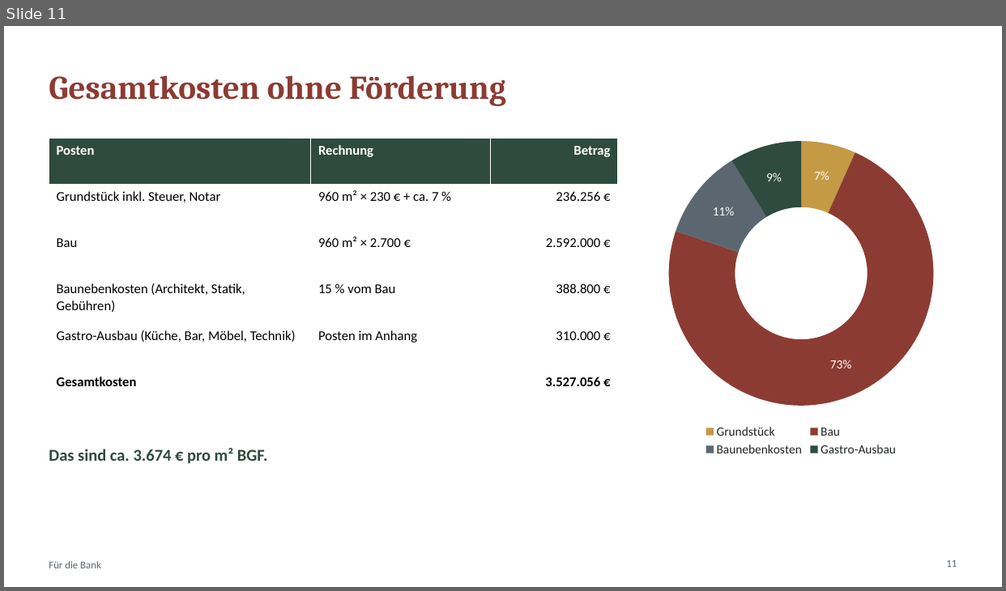
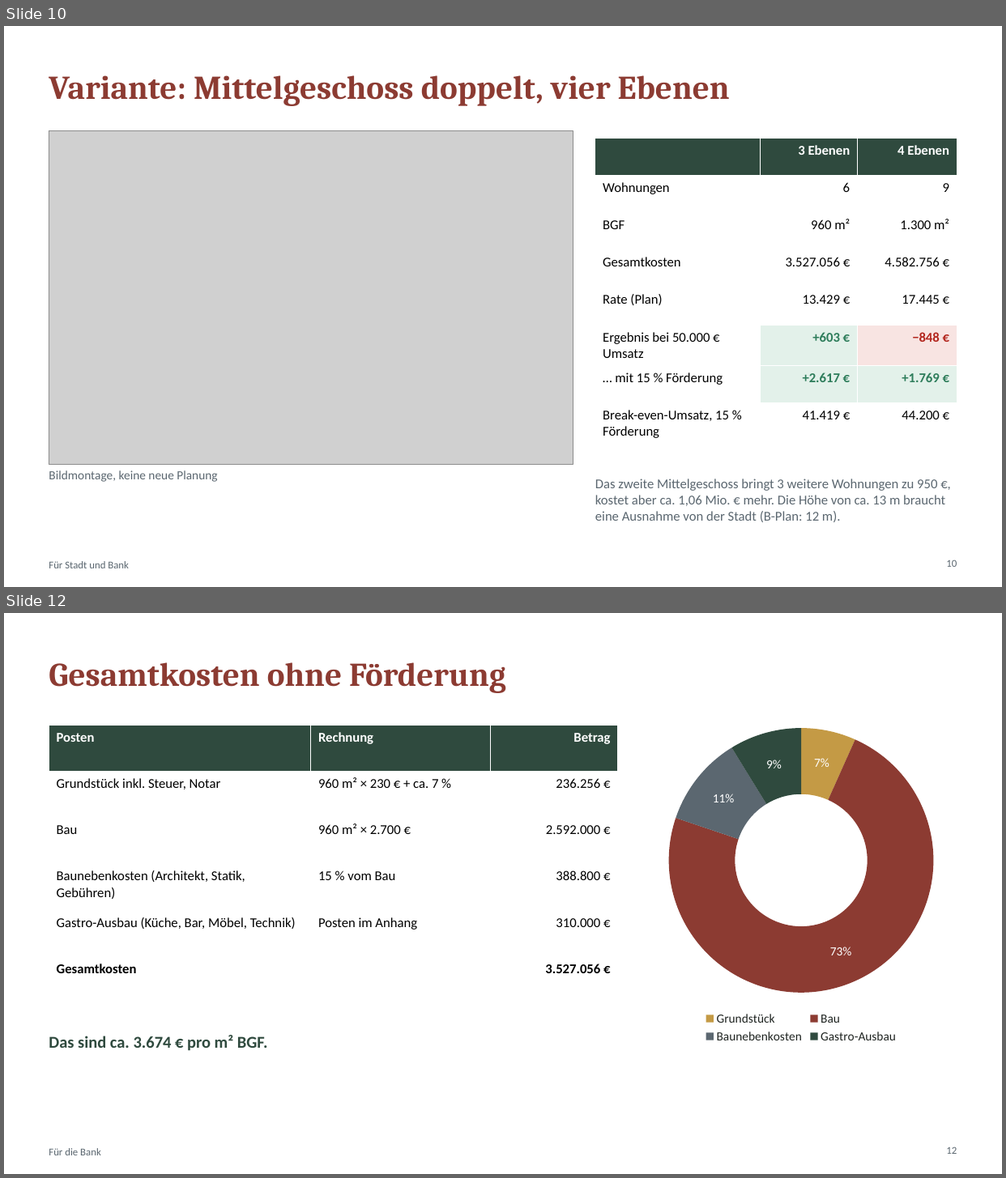
Before and after one commit to CartoonUsername/bau-projekt, a slide deck: praesentation/Neue-Mitte-Werlte_Baufeld3_6-Wohnungen_Gastro-EG.pptx. Shown one above the other, each under a label of ours: slide 11 before the commit, slides 10 and 12 after it; the slides between them are not shown. The pictures are 1006x591 and 1006x1178 pixels, drawn with LibreOffice and Linux fonts; fonts in the diff are those of the drawing; grey boxes stand for pictures. Boxes give left, top, right and bottom in pixels: in the first picture for what was removed or moved away, otherwise in the second. Text is boxed around its words. In the diff, an @@ line names an element or a change of style, - is before the commit and + after.

```diff
--- a/praesentation/Neue-Mitte-Werlte_Baufeld3_6-Wohnungen_Gastro-EG.pptx
+++ b/praesentation/Neue-Mitte-Werlte_Baufeld3_6-Wohnungen_Gastro-EG.pptx
@@ slide 10 added at (x1=4, y1=26, x2=1002, y2=587), background #FFFFFF @@
@@ title added at (x1=49, y1=75, x2=730, y2=106), 32 pt, text #8C3B32, bold @@
+Variante: Mittelgeschoss doppelt, vier Ebenen
@@ picture added at (x1=49, y1=130, x2=573, y2=465) @@
@@ table added at (x1=595, y1=139, x2=957, y2=442), 8 rows, 3 columns @@
+ | 3 Ebenen | 4 Ebenen
+Wohnungen | 6 | 9
+BGF | 960 m² | 1.300 m²
+Gesamtkosten | 3.527.056 € | 4.582.756 €
+Rate (Plan) | 13.429 € | 17.445 €
+Ergebnis bei 50.000 € Umsatz | +603 € | −848 €
+… mit 15 % Förderung | +2.617 € | +1.769 €
+Break-even-Umsatz, 15 % Förderung | 41.419 € | 44.200 €
@@ text added at (x1=49, y1=471, x2=217, y2=482), 12 pt, text #5B6770 @@
+Bildmontage, keine neue Planung
@@ text added at (x1=595, y1=479, x2=945, y2=523), 13 pt, text #5B6770 @@
+Das zweite Mittelgeschoss bringt 3 weitere Wohnungen zu 950 €, kostet aber ca. 1,06 Mio. € mehr. Die Höhe von ca. 13 m braucht eine Ausnahme von der Stadt (B-Plan: 12 m).
@@ text added at (x1=49, y1=561, x2=129, y2=569), 10 pt, text #5B6770 @@
+Für Stadt und Bank
@@ page number added at (x1=946, y1=561, x2=957, y2=567), 10 pt, text #5B6770 @@
+10
@@ what was slide 11 is now slide 12 @@
@@ page number at (x1=946, y1=1147, x2=957, y2=1154): text changed @@
-11
+12
```
Also in this commit, not shown: 3 slides changed, 2 other files.
